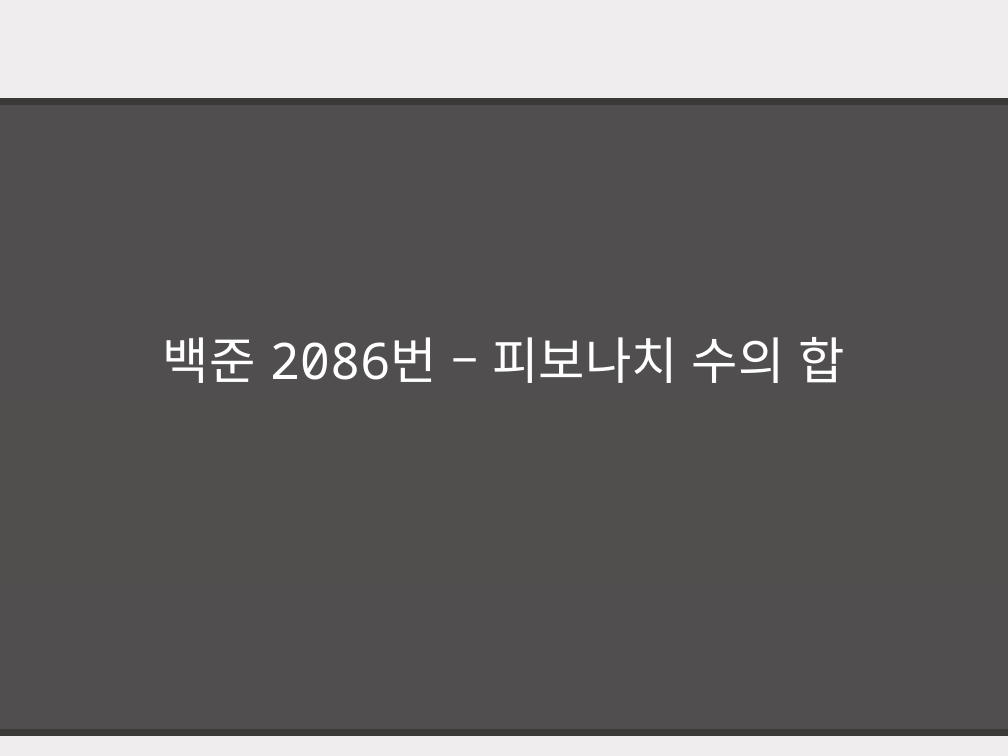
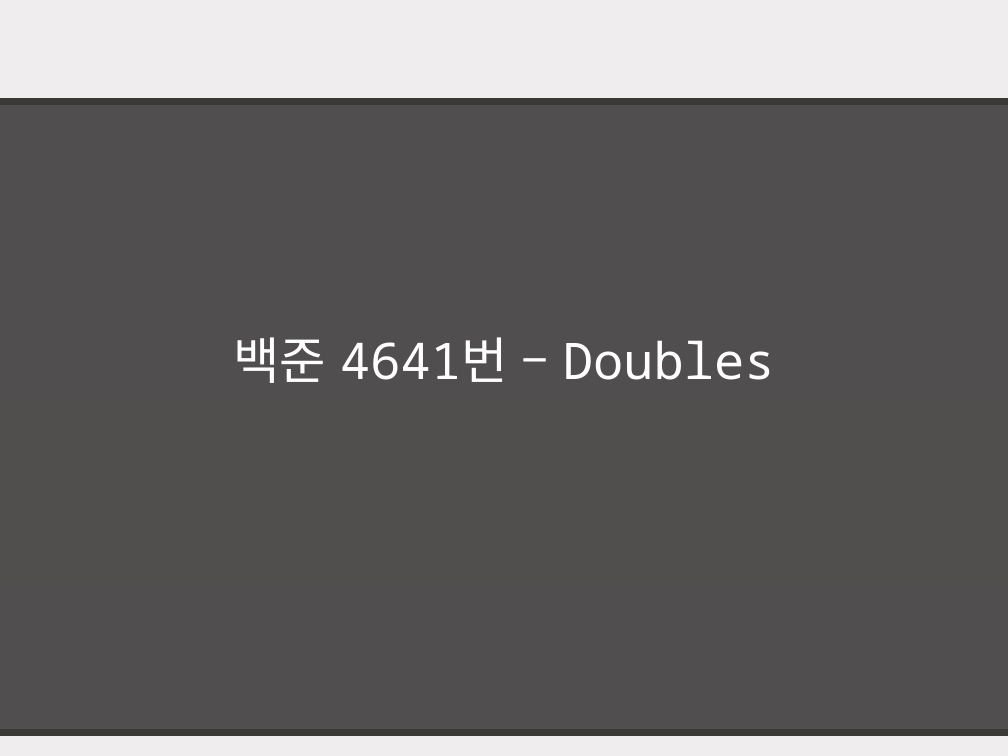
Before and after one commit to pknu-wap/Java-Seminar, a slide deck: slide 10 of 5th week 2.pptx (slide 6 before the commit). Drawn at 1008x756 pixels with LibreOffice and Linux fonts; fonts in the diff are those of the drawing; background and template pictures are left out. Boxes give left, top, right and bottom in pixels: in the first picture for what was removed or moved away, otherwise in the second. Text is boxed around its words. In the diff, an @@ line names an element or a change of style, - is before the commit and + after.

```diff
--- a/5th week 2.pptx
+++ b/5th week 2.pptx
@@ text at [233, 337, 775, 383]: text changed @@
-백준 2086번 – 피보나치 수의 합
+백준 4641번 – Doubles
```
Also in this commit, not shown: 2 other slides changed, 5 slides added, 4 slides removed.
